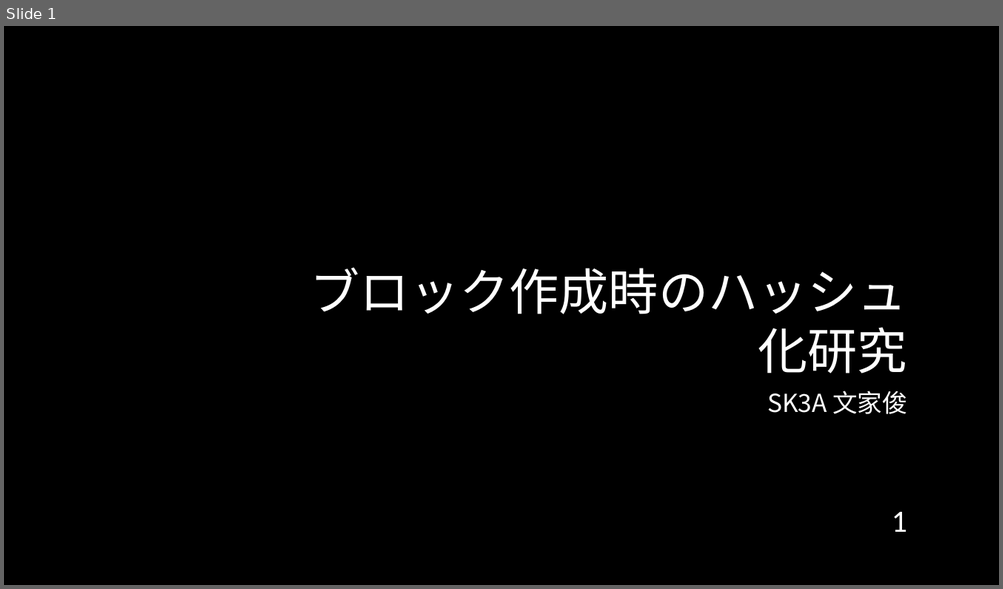
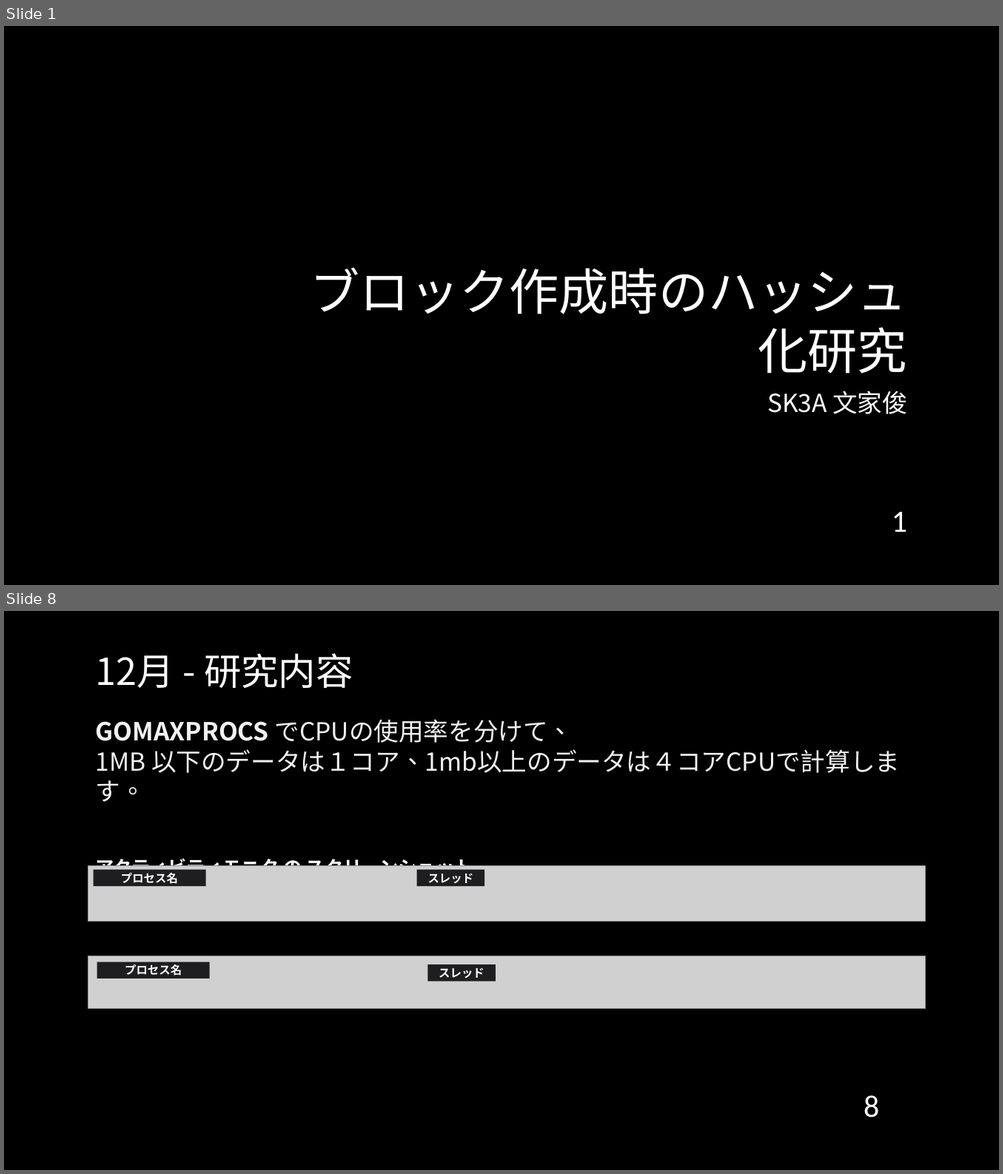
Before and after one commit to cyrusmanosa/Ecc-Year-3, a slide deck: Y3-Sem2/ITゼミ演習II/2024年度_12月報告会_Sk3a04_文家俊.pptx. Shown one above the other, each under a label of ours: slide 1 before the commit, slides 1 and 8 after it; the slides between them are not shown. The pictures are 1003x589 and 1003x1174 pixels, drawn with LibreOffice and Linux fonts; fonts in the diff are those of the drawing; grey boxes stand for pictures; background and template pictures are left out. Boxes give left, top, right and bottom in pixels: in the first picture for what was removed or moved away, otherwise in the second. Text is boxed around its words. In the diff, an @@ line names an element or a change of style, - is before the commit and + after.

```diff
--- a/Y3-Sem2/ITゼミ演習II/2024年度_12月報告会_Sk3a04_文家俊.pptx
+++ b/Y3-Sem2/ITゼミ演習II/2024年度_12月報告会_Sk3a04_文家俊.pptx
@@ slide 8 added at (4,611,999,1170), background picture (left out) @@
@@ title added at (96,653,353,688), 36 pt, text #FFFFFF @@
+12月 - 研究内容
@@ text added at (96,719,899,880), 24 pt, text #F2F2F2 @@
+GOMAXPROCS でCPUの使用率を分けて、
+1MB 以下のデータは１コア、1mb以上のデータは４コアCPUで計算します。
+アクティビティモニタ の スクリーンショット
@@ picture added at (88,866,925,920) @@
@@ rectangle added at (94,870,206,886), fill #1E1E21, 11 pt, text #FFFFFF, bold @@
+プロセス名
@@ rectangle added at (417,870,484,886), fill #1E1E21, 11 pt, text #FFFFFF, bold @@
+スレッド
@@ picture added at (88,957,925,1008) @@
@@ rectangle added at (97,963,210,979), fill #1E1E21, 11 pt, text #FFFFFF, bold @@
+プロセス名
@@ rectangle added at (428,965,495,981), fill #1E1E21, 11 pt, text #FFFFFF, bold @@
+スレッド
@@ page number added at (863,1096,879,1118), 30 pt, text #FFFFFF @@
+8
```
Also in this commit, not shown: 6 slides changed, 2 other slides added, 26 other files.
